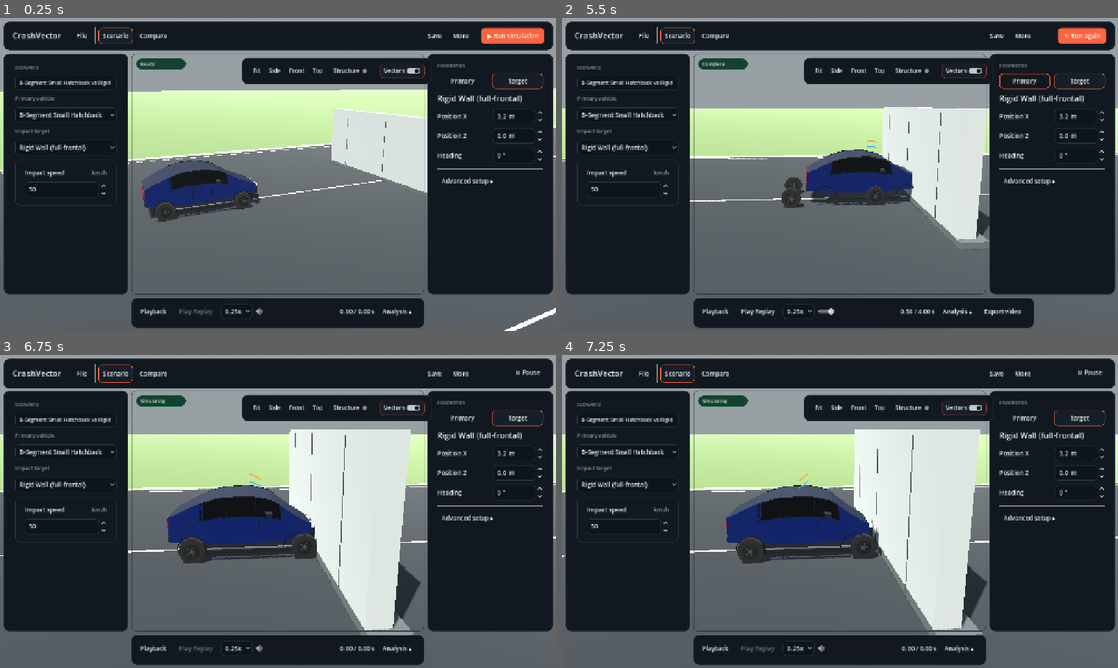
Above: before the commit, frames 1-4 (two rows, left to right).
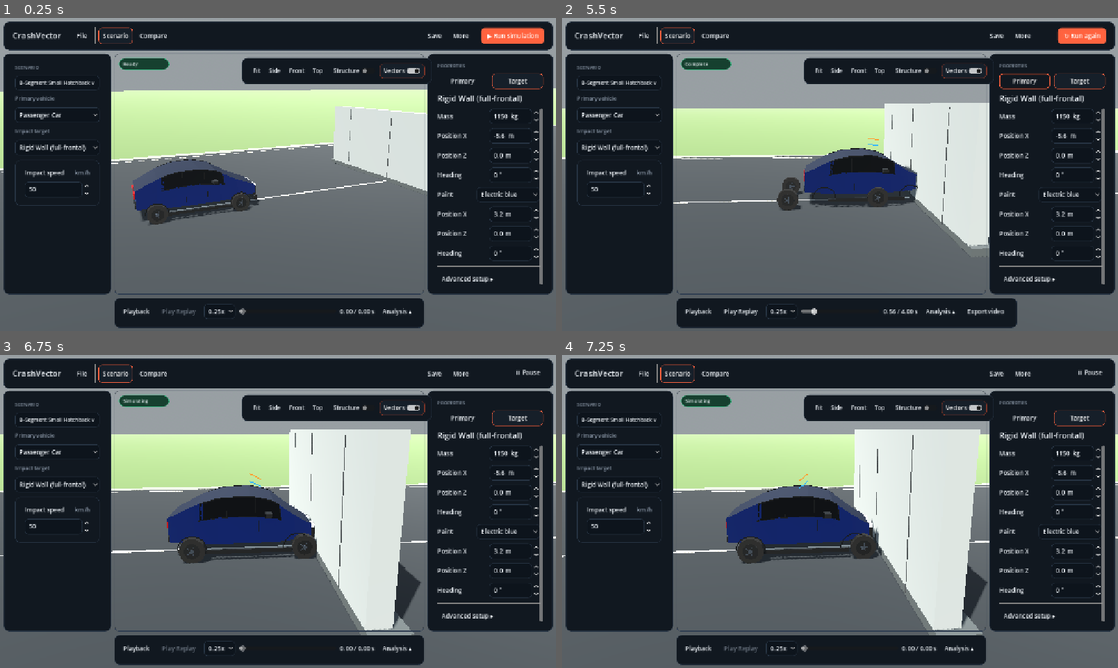
Above: after the commit, the same moments.

Repository: ArrowSK/crashvector
Game: Godot game, scene res://app/main.tscn
The game is run twice, just before and just after one commit, with the same random seed, the same clock (stepped at 60 frames per second) and the same inputs.
Inputs (mouse positions are in pixels of both pictures, inside the frame that each line leads up to):
- Up to frame 1 (0.25 s): no input
- Up to frame 2 (5.5 s): click "▶ Run simulation" at 0.5 s; click "⏸ Pause" at 1.25 s; click "▶ Resume" at 2 s; click "Structure" at 2.75 s; tap Enter at 3.5 s; move the mouse to (962, 158) at 3.52 s; hold Right 3.53-4.25 s; click (962, 158) at 3.67 s; drag from (728, 190) to (812, 237) at 4.27 s; move the mouse to (895, 105) at 5.02 s; hold Right from 5.03 s (still down)
- Up to frame 3 (6.75 s): release Right at 5.75 s; click "↻ Run again" at 5.75 s; drag from (250, 574) to (111, 464) at 6.52 s
- Up to frame 4 (7.25 s): no input

The runs differ from the first frame. In frame 1, 7.3% of the frame differs, in the area x 0-100%, y 11-100%; in frame 2, 8.3%; in frame 3, 5.2%; in frame 4, 5.2%.

Commit message:
feat: run reciprocal vehicle pairs through shared world

Diff:
--- a/app/main.tscn
+++ b/app/main.tscn
@@ -1,6 +1,6 @@
 [gd_scene load_steps=2 format=3]
 
-[ext_resource type="Script" path="res://src/demo/crash_demo_m22.gd" id="1_demo"]
+[ext_resource type="Script" path="res://src/demo/crash_demo_m23.gd" id="1_demo"]
 
 [node name="CrashVectorEditor" type="Node3D"]
 script = ExtResource("1_demo")
--- /dev/null
+++ b/src/demo/crash_demo_m23.gd
@@ -0,0 +1,302 @@
+# This Source Code Form is subject to the terms of the Mozilla Public
+# License, v. 2.0. If a copy of the MPL was not distributed with this
+# file, You can obtain one at https://mozilla.org/MPL/2.0/.
+
+extends "res://src/demo/crash_demo_m22.gd"
+
+# M23 makes the production editor role-neutral for movable vehicle pairs.
+# The existing passenger-car path remains responsible for vehicle-to-static and
+# vehicle-to-road-user scenarios while this world owns every combination where
+# both actors are movable vehicles.  There is deliberately no type-pair switch:
+# both roles pass through VehicleActorFactory and VehicleActorRuntime.
+
+var m23_vehicle_world: TwoVehicleWorld3D
+
+func _ready() -> void:
+	super._ready()
+	_m23_refresh_primary_options()
+	_sync_m10_from_scenario()
+
+func _m23_uses_vehicle_world() -> bool:
+	# Keep the established passenger-primary production path intact while it is
+	# still the owner of static fixtures, road users, replay and export. The
+	# shared world is the reciprocal path: truck/lorry/motorcycle/tank primary
+	# against any movable vehicle target. This avoids changing existing car-versus
+	# target behavior merely because a common actor contract now exists.
+	return scenario != null and scenario.primary_type != ScenarioConfig.TARGET_PASSENGER_CAR and ScenarioConfig.is_vehicle_actor_id(scenario.target_type)
+
+func _target_supports_hybrid_world() -> bool:
+	if _m23_uses_vehicle_world():
+		return true
+	return super._target_supports_hybrid_world()
+
+func _rebuild_preview() -> void:
+	if not _m23_uses_vehicle_world():
+		super._rebuild_preview()
+		return
+	_m23_dispose_vehicle_world()
+	super._clear_runtime_objects()
+	m23_vehicle_world = TwoVehicleWorld3D.new()
+	m23_vehicle_world.name = "VehiclePairWorld"
+	# The editor already provides the single authoritative road collider and its
+	# matching presentation surface.  Adding another coincident road creates a
+	# second contact surface and can destabilise suspension at rest.
+	m23_vehicle_world.build_road = false
+	add_child(m23_vehicle_world)
+	if not m23_vehicle_world.configure(scenario):
+		m23_vehicle_world.queue_free()
+		m23_vehicle_world = null
+		status_label.text = "Vehicle-pair setup failed; no simulation was started"
+		return
+	status_label.text = "Editable vehicle-pair preview — press Simulate when ready"
+	_update_metrics()
+
+func _clear_runtime_objects() -> void:
+	_m23_dispose_vehicle_world()
+	super._clear_runtime_objects()
+
+func _m23_dispose_vehicle_world() -> void:
+	if m23_vehicle_world == null or not is_instance_valid(m23_vehicle_world):
+		m23_vehicle_world = null
+		return
+	m23_vehicle_world.stop()
+	if m23_vehicle_world.get_parent() == self:
+		remove_child(m23_vehicle_world)
+	m23_vehicle_world.queue_free()
+	m23_vehicle_world = null
+
+func _on_simulate_pressed() -> void:
+	if not _m23_uses_vehicle_world():
+		super._on_simulate_pressed()
+		return
+	var errors := scenario.validation_errors()
+	if not errors.is_empty():
+		status_label.text = "Preflight failed: %s" % "; ".join(errors)
+		return
+	m162_scenario_snapshot = scenario.to_dictionary().duplicate(true)
+	_rebuild_preview()
+	if m23_vehicle_world == null:
+		m162_scenario_snapshot.clear()
+		return
+	simulation_running = true
+	simulation_paused = false
+	hybrid_production_active = true
+	hybrid_elapsed_s = 0.0
+	pause_button.disabled = false
+	pause_button.text = "Pause"
+	m23_vehicle_world.begin()
+	status_label.text = "Simulation running"
+
+func _physics_process(delta: float) -> void:
+	if not _m23_uses_vehicle_world():
+		super._physics_process(delta)
+		return
+	if not simulation_running or simulation_paused:
+		return
+	hybrid_elapsed_s += delta
+	if m23_vehicle_world == null or not m23_vehicle_world.running or hybrid_elapsed_s >= scenario.duration_s:
+		if m23_vehicle_world != null:
+			m23_vehicle_world.stop()
+		simulation_running = false
+		pause_button.disabled = true
+		pause_button.text = "Pause"
+		status_label.text = "Complete — vehicle-pair replay capture is being migrated to the shared actor contract"
+		_m162_restore_scenario_definition()
+		_update_metrics()
+		return
+	_update_metrics()
+
+func _on_pause_pressed() -> void:
+	if not _m23_uses_vehicle_world():
+		super._on_pause_pressed()
+		return
+	if not simulation_running:
+		return
+	simulation_paused = not simulation_paused
+	if m23_vehicle_world != null:
+		m23_vehicle_world.set_paused(simulation_paused)
+	pause_button.text = "Resume" if simulation_paused else "Pause"
+	status_label.text = "Simulation paused" if simulation_paused else "Simulation running"
+
+func _stop_hybrid_motion() -> void:
+	if m23_vehicle_world != null:
+		m23_vehicle_world.stop()
+	super._stop_hybrid_motion()
+
+func _move_selected(delta_m: Vector3) -> void:
+	if not _m23_uses_vehicle_world():
+		super._move_selected(delta_m)
+		return
+	if delta_m.is_zero_approx() or m23_vehicle_world == null:
+		return
+	if selected_object == &"car":
+		scenario.car_position_m += delta_m
+		VehicleActorRuntime.set_preview_pose(m23_vehicle_world.primary_actor, scenario.car_position_m, scenario.car_heading_deg)
+	else:
+		scenario.target_position_m += delta_m
+		VehicleActorRuntime.set_preview_pose(m23_vehicle_world.target_actor, scenario.target_position_m, scenario.target_heading_deg)
+	_sync_current_object_fields()
+
+func _rotate_selected(delta_deg: float) -> void:
+	if not _m23_uses_vehicle_world():
+		super._rotate_selected(delta_deg)
+		return
+	if is_zero_approx(delta_deg) or m23_vehicle_world == null:
+		return
+	if selected_object == &"car":
+		scenario.car_heading_deg = wrapf(scenario.car_heading_deg + delta_deg, -180.0, 180.0)
+		VehicleActorRuntime.set_preview_pose(m23_vehicle_world.primary_actor, scenario.car_position_m, scenario.car_heading_deg)
+	else:
+		scenario.target_heading_deg = wrapf(scenario.target_heading_deg + delta_deg, -180.0, 180.0)
+		VehicleActorRuntime.set_preview_pose(m23_vehicle_world.target_actor, scenario.target_position_m, scenario.target_heading_deg)
+	_sync_current_object_fields()
+
+func _on_structure_toggled(value: bool) -> void:
+	super._on_structure_toggled(value)
+	if m23_vehicle_world == null:
+		return
+	for actor in [m23_vehicle_world.primary_actor, m23_vehicle_world.target_actor]:
+		if actor != null and actor.has_method("set_structure_debug"):
+			actor.call("set_structure_debug", value)
+
+func _m161_primary_center() -> Vector3:
+	if m23_vehicle_world != null and is_instance_valid(m23_vehicle_world):
+		var chassis := VehicleActorRuntime.chassis(m23_vehicle_world.primary_actor)
+		if chassis != null:
+			return chassis.global_position
+	return super._m161_primary_center()
+
+func _m161_target_center() -> Vector3:
+	if m23_vehicle_world != null and is_instance_valid(m23_vehicle_world):
+		var chassis := VehicleActorRuntime.chassis(m23_vehicle_world.target_actor)
+		if chassis != null:
+			return chassis.global_position
+	return super._m161_target_center()
+
+func _m161_primary_half_length() -> float:
+	return _m23_vehicle_half_length(scenario.primary_type, scenario.car_preset_id)
+
+func _m161_target_half_length() -> float:
+	if _m23_uses_vehicle_world():
+		return _m23_vehicle_half_length(scenario.target_type, scenario.target_car_preset_id)
+	return super._m161_target_half_length()
+
+func _m161_horizontal_bounds() -> Vector2:
+	if not _m23_uses_vehicle_world():
+		return super._m161_horizontal_bounds()
+	var primary_center := _m161_primary_center()
+	var target_center := _m161_target_center()
+	var minimum := minf(primary_center.x - _m161_primary_half_length(), target_center.x - _m161_target_half_length())
+	var maximum := maxf(primary_center.x + _m161_primary_half_length(), target_center.x + _m161_target_half_length())
+	return Vector2(minimum, maximum)
+
+func _m23_vehicle_half_length(actor_type: StringName, passenger_preset: StringName) -> float:
+	match actor_type:
+		ScenarioConfig.TARGET_PASSENGER_CAR:
+			return float(PassengerCarCatalog.data(passenger_preset).get("representative_length_m", 4.1)) * 0.5
+		ScenarioConfig.TARGET_TRUCK:
+			return 4.8
+		ScenarioConfig.TARGET_LORRY:
+			return 3.6
+		ScenarioConfig.TARGET_MOTORCYCLE:
+			return 1.2
+		ScenarioConfig.TARGET_TANK:
+			return 3.5
+	return 2.0
+
+func _m161_auto_title() -> String:
+	if scenario.primary_type == ScenarioConfig.TARGET_PASSENGER_CAR:
+		return super._m161_auto_title()
+	return "%s vs %s" % [ScenarioConfig.actor_display_name(scenario.primary_type), ScenarioConfig.target_display_name(scenario.target_type)]
+
+func _m23_refresh_primary_options() -> void:
+	if m10_primary_option == null:
+		return
+	m10_primary_option.clear()
+	for actor_type in ScenarioConfig.vehicle_actor_ids():
+		m10_primary_option.add_item(ScenarioConfig.actor_display_name(actor_type))
+		m10_primary_option.set_item_metadata(m10_primary_option.item_count - 1, actor_type)
+
+func _on_m10_primary_class_selected(index: int) -> void:
+	if m10_syncing:
+		return
+	var sender := get_signal_sender()
+	if sender == m10_primary_option:
+		if index < 0 or index >= m10_primary_option.item_count:
+			return
+		var actor_type := StringName(String(m10_primary_option.get_item_metadata(index)))
+		scenario.apply_primary_vehicle_defaults(actor_type)
+		selected_object = &"car"
+		_request_preview_rebuild()
+		_sync_m10_from_scenario()
+		return
+	if scenario.primary_type != ScenarioConfig.TARGET_PASSENGER_CAR:
+		return
+	super._on_m10_primary_class_selected(index)
+
+func _sync_m10_from_scenario() -> void:
+	super._sync_m10_from_scenario()
+	if m10_root == null or scenario == null:
+		return
+	m10_syncing = true
+	_m23_refresh_primary_options()
+	_select_metadata(m10_primary_option, scenario.primary_type)
+	if m10_primary_class != null:
+		m10_primary_class.get_parent().visible = scenario.primary_type == ScenarioConfig.TARGET_PASSENGER_CAR
+		_select_metadata(m10_primary_class, scenario.car_preset_id)
+	_m23_set_primary_spin_ranges()
+	m10_vehicle_mass.set_value_no_signal(scenario.car_mass_kg)
+	m10_vehicle_speed.set_value_no_signal(scenario.car_speed_kmh)
+	var primary_name := PassengerCarCatalog.display_name(scenario.car_preset_id) if scenario.primary_type == ScenarioConfig.TARGET_PASSENGER_CAR else ScenarioConfig.actor_display_name(scenario.primary_type)
+	m10_metrics_summary.text = "%s\n%.0f kg • %.0f km/h\nvs %s" % [
+		primary_name, scenario.car_mass_kg, scenario.car_speed_kmh,
+		ScenarioConfig.target_display_name(scenario.target_type)
+	]
+	m10_syncing = false
+
+func _m23_set_primary_spin_ranges() -> void:
+	match scenario.primary_type:
+		ScenarioConfig.TARGET_PASSENGER_CAR:
+			m10_vehicle_mass.min_value = 500.0
+			m10_vehicle_mass.max_value = 5000.0
+			m10_vehicle_mass.step = 5.0
+			m10_vehicle_speed.min_value = 0.0
+			m10_vehicle_speed.max_value = 300.0
+		ScenarioConfig.TARGET_TRUCK:
+			m10_vehicle_mass.min_value = 3500.0
+			m10_vehicle_mass.max_value = 60000.0
+			m10_vehicle_mass.step = 50.0
+			m10_vehicle_speed.min_value = 0.0
+			m10_vehicle_speed.max_value = 140.0
+		ScenarioConfig.TARGET_LORRY:
+			m10_vehicle_mass.min_value = 3500.0
+			m10_vehicle_mass.max_value = 26000.0
+			m10_vehicle_mass.step = 50.0
+			m10_vehicle_speed.min_value = 0.0
+			m10_vehicle_speed.max_value = 140.0
+		ScenarioConfig.TARGET_MOTORCYCLE:
+			m10_vehicle_mass.min_value = 80.0
+			m10_vehicle_mass.max_value = 600.0
+			m10_vehicle_mass.step = 1.0
+			m10_vehicle_speed.min_value = 0.0
+			m10_vehicle_speed.max_value = 250.0
+		ScenarioConfig.TARGET_TANK:
+			m10_vehicle_mass.min_value = 20000.0
+			m10_vehicle_mass.max_value = 80000.0
+			m10_vehicle_mass.step = 100.0
+			m10_vehicle_speed.min_value = 0.0
+			m10_vehicle_speed.max_value = 80.0
+	m10_vehicle_speed.step = 1.0
+
+func _update_metrics() -> void:
+	if not _m23_uses_vehicle_world():
+		super._update_metrics()
+		return
+	if metrics_label == null or m23_vehicle_world == null:
+		return
+	var primary_velocity := VehicleActorRuntime.linear_velocity_ms(m23_vehicle_world.primary_actor)
+	var target_velocity := VehicleActorRuntime.linear_velocity_ms(m23_vehicle_world.target_actor)
+	metrics_label.text = "%s • %.0f kg • %.1f km/h\n%s • %.0f kg • %.1f km/h\nGodot RigidBody3D pair world • CCD • gravity • raycast suspension" % [
+		ScenarioConfig.actor_display_name(scenario.primary_type), scenario.car_mass_kg, PhysicsMetrics.ms_to_kmh(primary_velocity.length()),
+		ScenarioConfig.target_display_name(scenario.target_type), scenario.target_mass_kg, PhysicsMetrics.ms_to_kmh(target_velocity.length()),
+	]
--- a/src/simulation/two_vehicle_world_3d.gd
+++ b/src/simulation/two_vehicle_world_3d.gd
@@ -14,12 +14,24 @@
 var scenario: ScenarioConfig
 var running := false
 var elapsed_s := 0.0
+var build_road := true
+var _ready_for_simulation := false
+var _start_requested := false
+
+func _ready() -> void:
+	# Child actors become ready before this node, so their rigid chassis exists
+	# here even when configure() was called immediately after add_child().
+	_ready_for_simulation = true
+	_configure_actor_materials()
+	if _start_requested:
+		_begin_now()
 
 func configure(config: ScenarioConfig) -> bool:
 	if config == null or not ScenarioConfig.is_vehicle_actor_id(config.primary_type) or not ScenarioConfig.is_vehicle_actor_id(config.target_type):
 		return false
 	scenario = config
-	_build_road()
+	if build_road:
+		_build_road()
 	primary_actor = VehicleActorFactory.create(
 		config.primary_type, config.car_mass_kg, config.car_speed_kmh,
 		config.car_position_m, config.car_heading_deg, config.show_structure,
@@ -36,15 +48,29 @@
 	target_actor.name = "TargetVehicleActor"
 	add_child(primary_actor)
 	add_child(target_actor)
+	# This world can be configured either before or after it enters the SceneTree.
+	# Defer once so actor _ready() has created each chassis in both cases.
+	call_deferred("_configure_actor_materials")
+	return true
+
+func _configure_actor_materials() -> void:
 	_configure_material(VehicleActorRuntime.chassis(primary_actor))
 	_configure_material(VehicleActorRuntime.chassis(target_actor))
-	return true
 
 func begin() -> void:
 	if primary_actor == null or target_actor == null:
 		return
+	_start_requested = true
+	if not _ready_for_simulation:
+		return
+	_begin_now()
+
+func _begin_now() -> void:
+	if not _start_requested or primary_actor == null or target_actor == null:
+		return
 	elapsed_s = 0.0
 	running = true
+	_start_requested = false
 	VehicleActorRuntime.begin(primary_actor)
 	VehicleActorRuntime.begin(target_actor)
 
@@ -53,6 +79,7 @@
 	VehicleActorRuntime.set_paused(target_actor, value)
 
 func stop() -> void:
+	_start_requested = false
 	running = false
 	VehicleActorRuntime.stop(primary_actor)
 	VehicleActorRuntime.stop(target_actor)
--- a/tests/m17_production_integration.gd
+++ b/tests/m17_production_integration.gd
@@ -33,8 +33,9 @@
 		await process_frame
 	# Later production milestones extend rather than replace the M17 long-road,
 	# comparison and reciprocal-impact implementation. The current scene routes
-	# through M22, which inherits M21 -> M20 -> M19 -> presentation -> M17.
-	_expect(String(editor.get_script().resource_path).ends_with("crash_demo_m22.gd"), "Current production scene must route through the M22 layer that inherits M17")
+	# through M23, which preserves M22 -> M21 -> M20 -> M19 -> presentation -> M17
+	# for passenger-primary scenarios and adds the reciprocal actor-world path.
+	_expect(String(editor.get_script().resource_path).ends_with("crash_demo_m23.gd"), "Current production scene must route through the M23 layer that inherits M17")
 	var road := editor.get_node_or_null("Road") as StaticBody3D
 	_expect(road != null, "M17 production scene must expose the continuous Road collision body")
 	if road != null:
--- a/tests/m22_cyclist_moving_pedestrian.gd
+++ b/tests/m22_cyclist_moving_pedestrian.gd
@@ -154,7 +154,7 @@
 		await process_frame
 	await physics_frame
 
-	_expect(String(editor.get_script().resource_path).ends_with("crash_demo_m22.gd"), "Production scene does not route through M22")
+	_expect(String(editor.get_script().resource_path).ends_with("crash_demo_m23.gd"), "Production scene does not route through M23")
 	var preview_proxy := editor.get("road_user_proxy") as M22RoadUserProxy3D
 	_expect(preview_proxy != null and preview_proxy.target_type == ScenarioConfig.TARGET_CYCLIST, "M22 production preview did not instantiate M22RoadUserProxy3D cyclist")
 	var skin := editor.get("m162_road_user_skin") as M22RoadUserPresentationSkin3D
--- a/tests/m23_dynamic_tank.gd
+++ b/tests/m23_dynamic_tank.gd
@@ -51,6 +51,7 @@
 	tank.queue_free()
 	await process_frame
 	await _check_two_vehicle_world()
+	await _check_editor_reciprocal_vehicle_pair()
 	_finish()
 
 func _check_two_vehicle_world() -> void:
@@ -69,12 +70,53 @@
 	await process_frame
 	_expect(world.primary_actor is M21HeavyTruck, "M23 two-vehicle world did not create an articulated truck primary")
 	_expect(world.target_actor is DynamicTank3D, "M23 two-vehicle world did not create a dynamic tank target")
+	var primary_chassis := VehicleActorRuntime.chassis(world.primary_actor)
+	var target_chassis := VehicleActorRuntime.chassis(world.target_actor)
+	_expect(primary_chassis != null and primary_chassis.physics_material_override != null, "M23 primary vehicle did not receive the configured contact material")
+	_expect(target_chassis != null and target_chassis.physics_material_override != null, "M23 target vehicle did not receive the configured contact material")
 	world.begin()
 	for _frame in range(50):
 		await physics_frame
 	_expect(world.elapsed_s > 0.0, "M23 two-vehicle world did not advance")
 	world.stop()
 	world.queue_free()
+	await process_frame
+
+func _check_editor_reciprocal_vehicle_pair() -> void:
+	var packed := load("res://app/main.tscn") as PackedScene
+	_expect(packed != null, "M23 production editor scene did not load")
+	if packed == null:
+		return
+	var editor := packed.instantiate()
+	editor.set("m10_first_run_applied", true)
+	var config := ScenarioConfig.new()
+	config.title = "M23 truck primary versus passenger car"
+	config.apply_primary_vehicle_defaults(ScenarioConfig.TARGET_TRUCK)
+	config.car_position_m = Vector3(-8.0, 0.0, 0.0)
+	config.car_speed_kmh = 20.0
+	config.apply_target_defaults(ScenarioConfig.TARGET_PASSENGER_CAR)
+	config.target_position_m = Vector3(6.0, 0.0, 0.0)
+	config.target_speed_kmh = 0.0
+	config.duration_s = 0.8
+	_expect(config.validation_errors().is_empty(), "M23 reciprocal editor scenario failed preflight")
+	editor.set("scenario", config)
+	root.add_child(editor)
+	for _frame in range(6):
+		await process_frame
+	var world := editor.get("m23_vehicle_world") as TwoVehicleWorld3D
+	_expect(world != null, "M23 editor did not route a truck primary through TwoVehicleWorld3D")
+	if world != null:
+		_expect(world.primary_actor is M21HeavyTruck, "M23 editor did not create the truck as the primary actor")
+		_expect(world.target_actor is M162CompactHatchback, "M23 editor did not create the passenger car as the target actor")
+	editor.call("_on_simulate_pressed")
+	for _frame in range(12):
+		await physics_frame
+	world = editor.get("m23_vehicle_world") as TwoVehicleWorld3D
+	_expect(world != null and world.running, "M23 reciprocal editor run did not start the shared vehicle world")
+	if world != null:
+		_expect(VehicleActorRuntime.linear_velocity_ms(world.primary_actor).length() > 4.0, "M23 reciprocal editor primary truck did not move from configured speed")
+	editor.call("_on_reset_pressed")
+	editor.queue_free()
 	await process_frame
 
 func _expect(condition: bool, message: String) -> void:
--- a/tests/project_parse.gd
+++ b/tests/project_parse.gd
@@ -17,6 +17,7 @@
 	"res://src/demo/crash_demo_m20.gd",
 	"res://src/demo/crash_demo_m21.gd",
 	"res://src/demo/crash_demo_m22.gd",
+	"res://src/demo/crash_demo_m23.gd",
 	"res://src/update/semantic_version.gd",
 	"res://src/update/update_service.gd",
 	"res://src/structural/structural_sled_builder.gd",
